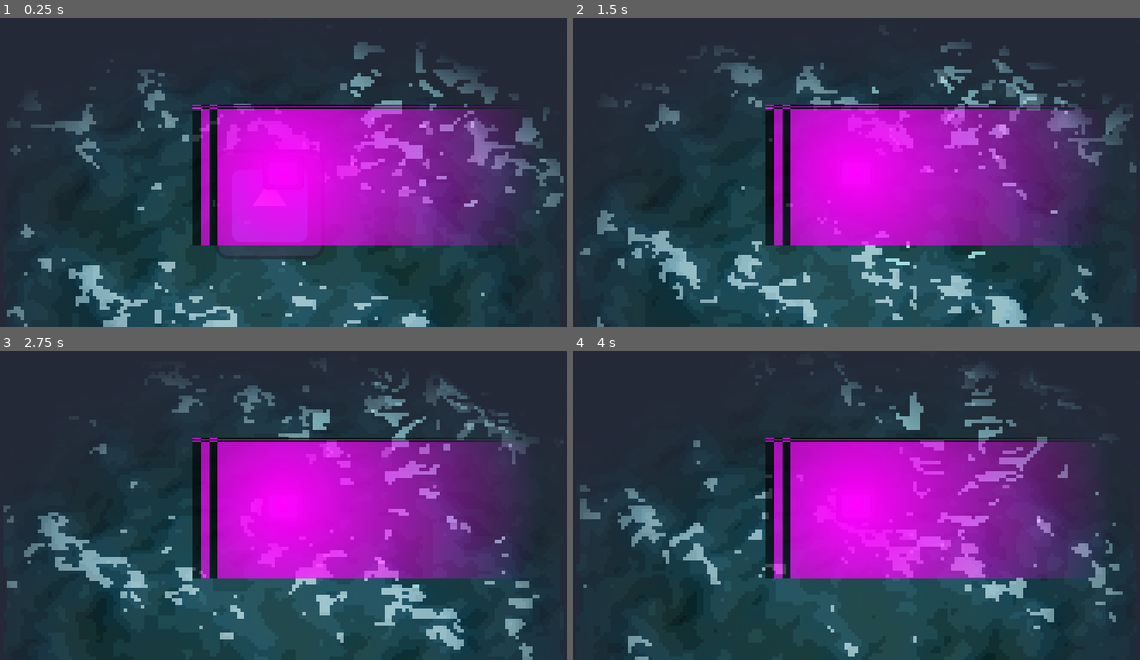
Above: before the commit, frames 1-4 (two rows, left to right).
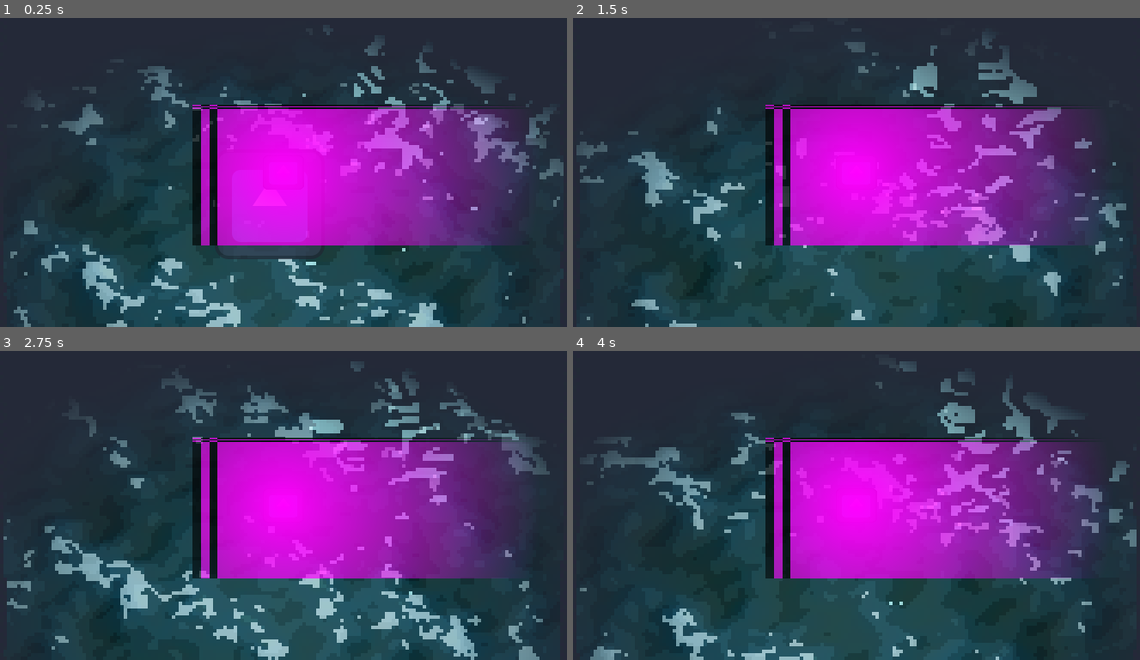
Above: after the commit, the same moments.

Repository: SmithyMKPK/SPRING-RGDC-GAME-JAM-2026
Game: Godot game, scene res://levels/test_level/test_level.tscn
Two runs of this game, one before a commit and one after it. Both use one fixed random seed, a clock stepped at 60 frames per second and the inputs below. This scene is started directly instead of the project's main scene. The engine's default icon, where the game draws it, is replaced by a stand-in: a white triangle on a blue panel in a dark square.
Inputs:
- Up to frame 1 (0.25 s): no input
- Up to frame 2 (1.5 s): hold W (Move Up) from 0.53 s (still down)
- Up to frame 3 (2.75 s): release W (Move Up) at 2.03 s; hold A (Move Left) from 2.03 s (still down)
- Up to frame 4 (4 s): release A (Move Left) at 3.53 s; hold S (Move Down) from 3.53 s (still down)

The runs differ from the first frame. In frame 1, 7.4% of the frame differs, in the area x 1-100%, y 3-100%; in frame 2, 20%, in the area x 0-100%, y 5-100%; in frame 3, 10%; in frame 4, 18%.

Commit message:
feature: waves now move in less repetitive ways

Diff:
--- a/levels/waves_3d/waves_mesh.tres
+++ b/levels/waves_3d/waves_mesh.tres
@@ -13,7 +13,7 @@
 render_priority = 0
 shader = ExtResource("1_cw3aw")
 shader_parameter/finite_difference = 0.01
-shader_parameter/wave_speed = 4.0
+shader_parameter/wave_speed = 1.0
 shader_parameter/wave_direction = Vector2(0.2, -1)
 shader_parameter/waves_scale = Vector2(0.8, 0.8)
 shader_parameter/lowest_freq = 0.3
--- a/levels/waves_3d/waves_shader.gdshader
+++ b/levels/waves_3d/waves_shader.gdshader
@@ -25,6 +25,7 @@
 	vec3 offset = vec3(0);
 	for(float i = 0.; i <= 16.; i+= 1.){
 		float i_fac = i * .3;
+		float wave_time = wave_speed * (1. + exp(-i_fac)) * TIME;
 		vec2 position = vertex.xz * waves_scale.xy;
 		position *= (lowest_freq + i_fac);
 		float theta = i * .45;
@@ -32,11 +33,11 @@
 			vec2(cos(theta), sin(theta)),
 			vec2(-sin(theta), cos(theta))
 		);
-		float offset_amount = sin(dot(position, wave_direction) + wave_speed * TIME);
+		float offset_amount = sin(dot(position, wave_direction) + wave_time);
 		offset_amount *= exp(-i_fac) * offset_largest;
 		offset += vec3(0,offset_amount,0);
 
-		vec2 h_offset= wave_direction * cos(dot(position, wave_direction) + wave_speed * TIME);
+		vec2 h_offset= wave_direction * cos(dot(position, wave_direction) + wave_time);
 		h_offset *= exp(-i_fac) * offset_h_largest;
 		offset += vec3(h_offset.x, 0, h_offset.y);
 	}
